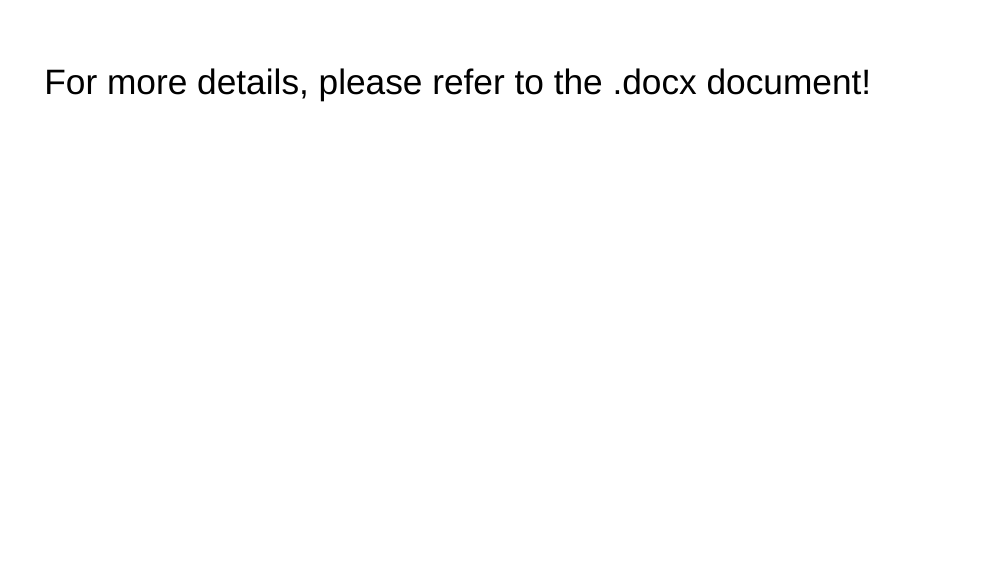
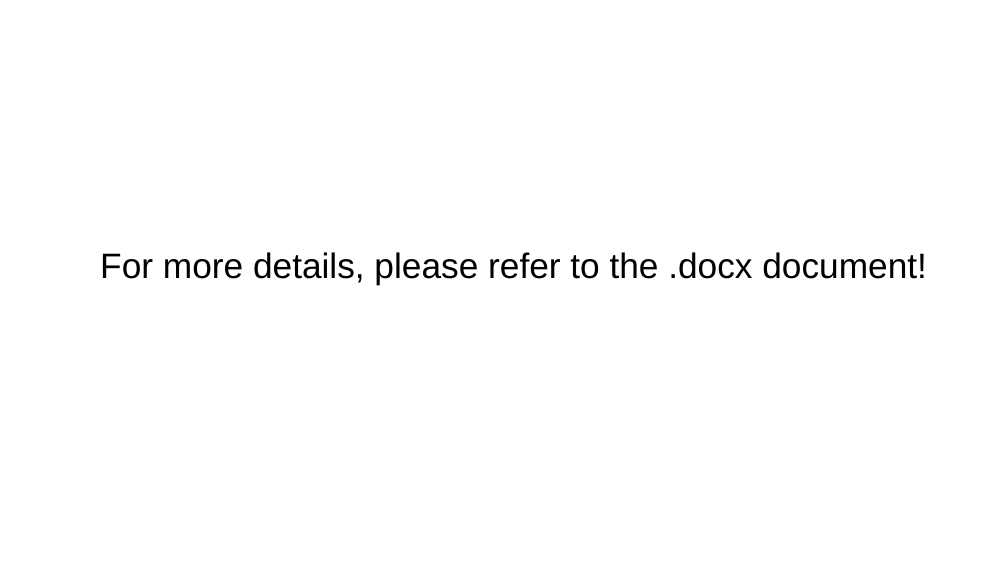
Before and after one commit to seifely/pdpython, a slide deck: slide 13 of pdpython_model/Setup and Run Instructions.pptx. Drawn at 1008x567 pixels with LibreOffice and Linux fonts; fonts in the diff are those of the drawing. Boxes give left, top, right and bottom in pixels: in the first picture for what was removed or moved away, otherwise in the second. Text is boxed around its words. In the diff, an @@ line names an element or a change of style, - is before the commit and + after.

```diff
--- a/pdpython_model/Setup and Run Instructions.pptx
+++ b/pdpython_model/Setup and Run Instructions.pptx
@@ title "For more details, please refer ...": place and size @@
-title "For more details, please refer ..." at (44,68,872,100)
+title "For more details, please refer ..." at (100,252,927,284)
@@ title "For more details, please refer ..." at (100,252,927,284): alignment left to centre @@
```
Also in this commit, not shown: 3 other slides changed.
